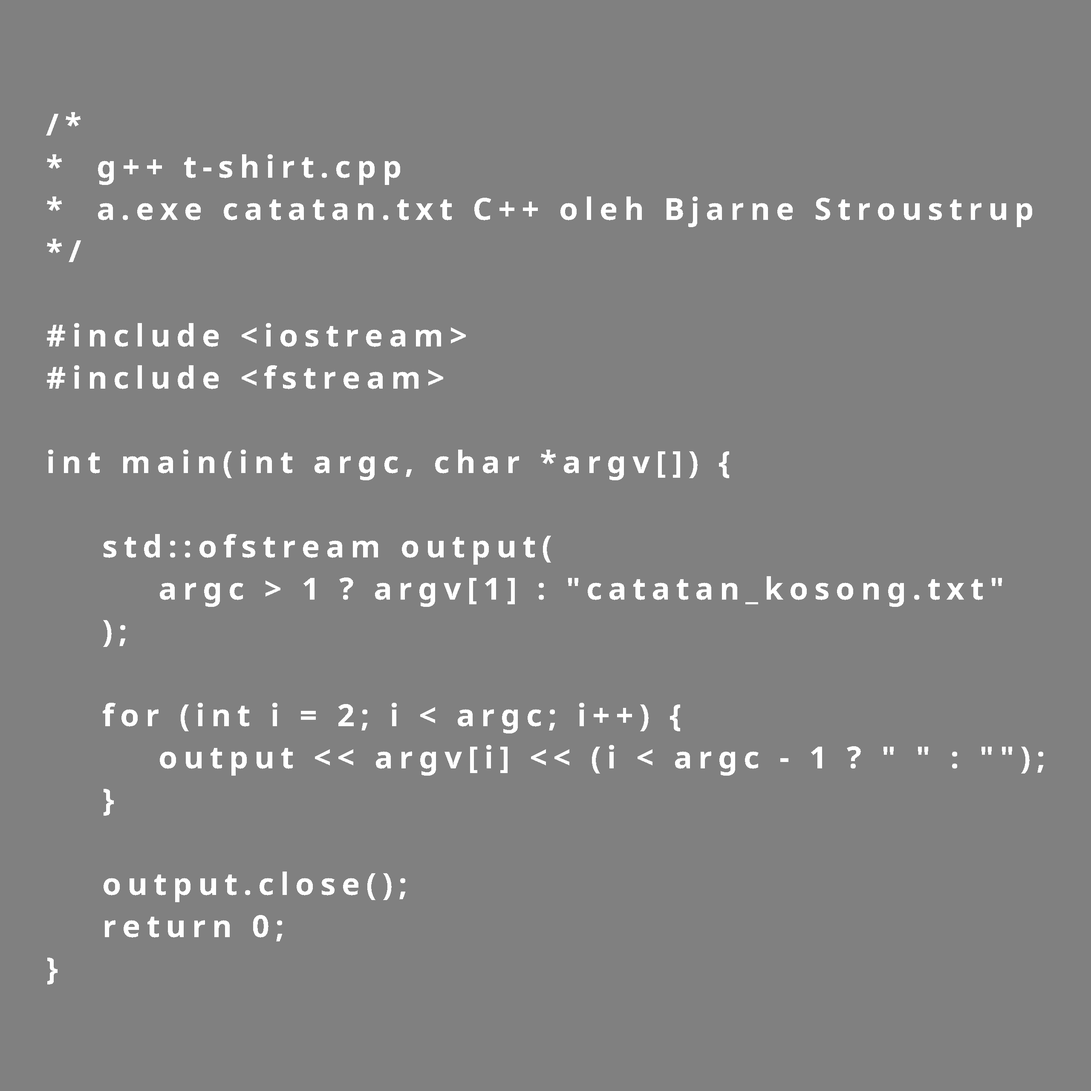
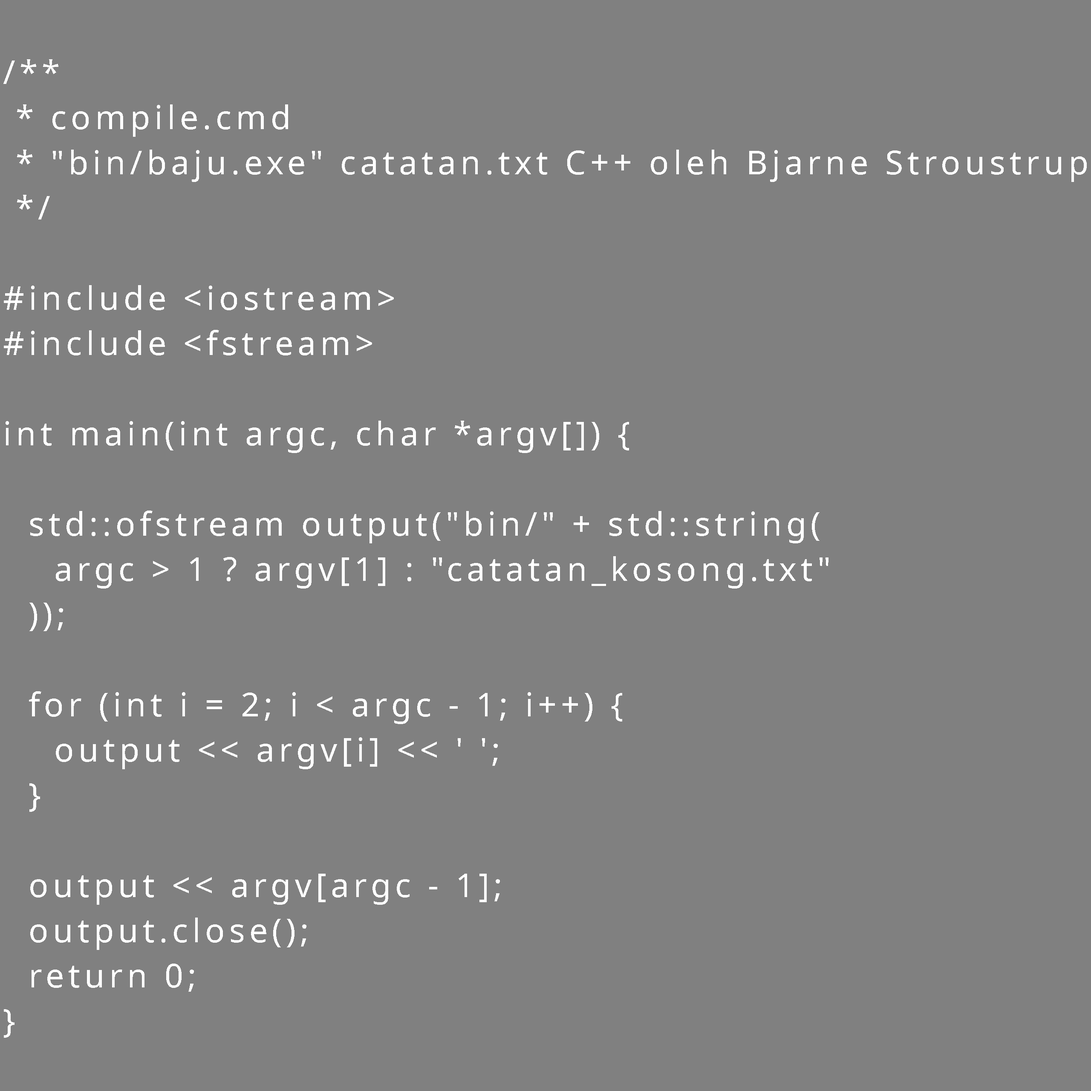
Layer changes from the first 1091×1091 image to the second:
removed layer "/* ..." over [46, 112, 1044, 985]
added layer "white" above "black" over [3, 59, 1088, 1039]
added layer "black" above "background" over [3, 59, 1088, 1039]
